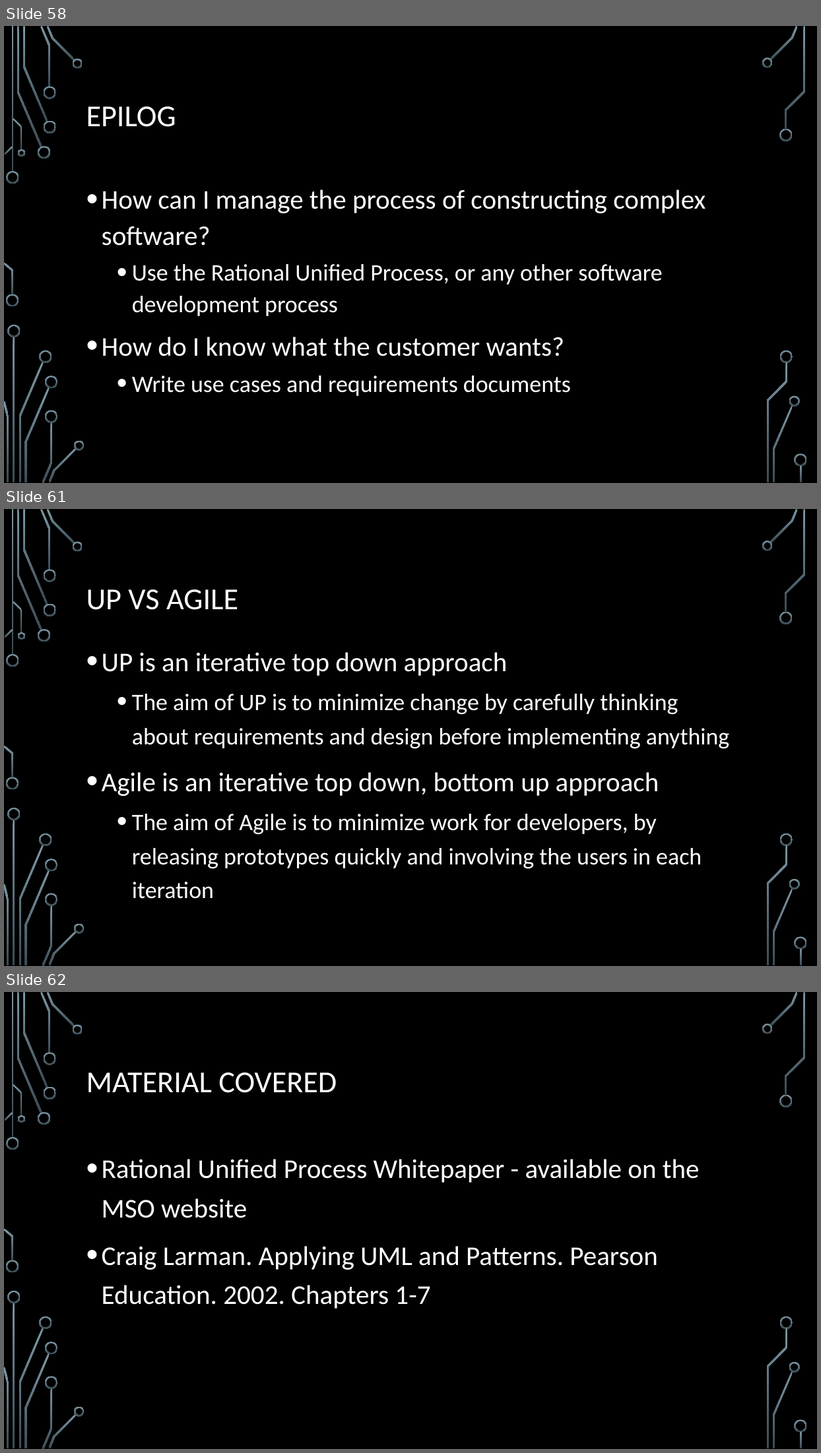
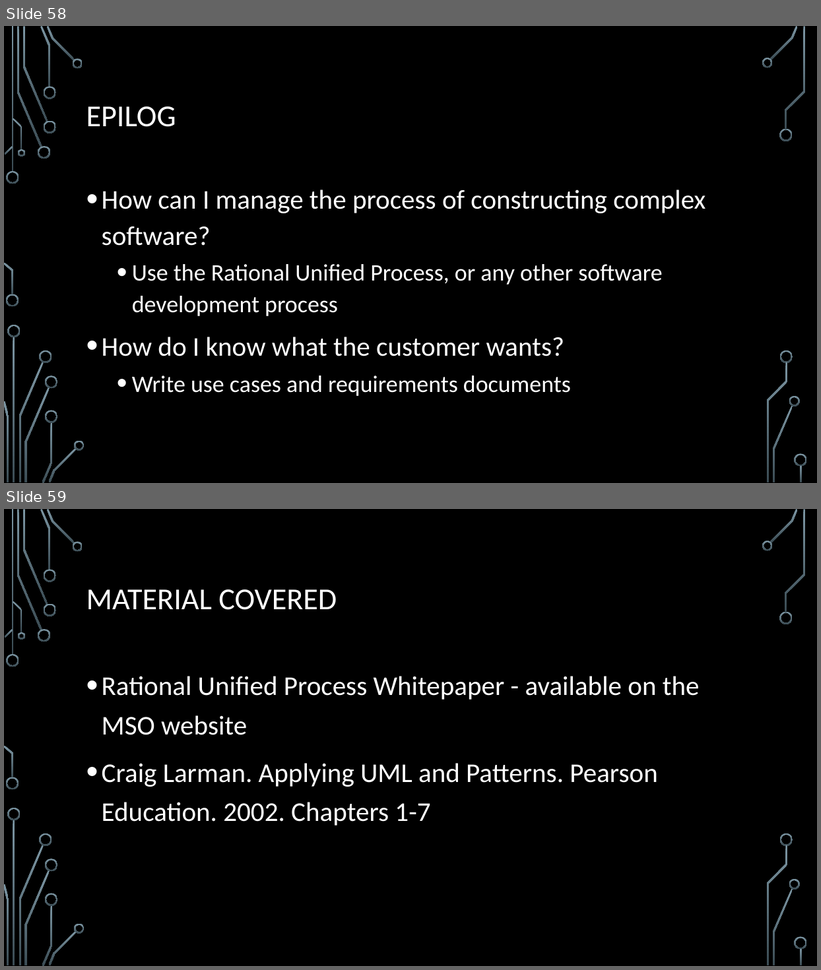
Before and after one commit to egges/mso, a slide deck: slides/Requirements Engineering.pptx. Shown one above the other, each under a label of ours: slides 58, 61 and 62 before the commit, slides 58 and 59 after it; the slides between them are not shown. The pictures are 821x1453 and 821x970 pixels, drawn with LibreOffice and Linux fonts; fonts in the diff are those of the drawing; background and template pictures are left out. Boxes give left, top, right and bottom in pixels: in the first picture for what was removed or moved away, otherwise in the second. Text is boxed around its words. In the diff, an @@ line names an element or a change of style, - is before the commit and + after.

```diff
--- a/slides/Requirements Engineering.pptx
+++ b/slides/Requirements Engineering.pptx
@@ slide 61 removed at (x1=4, y1=509, x2=817, y2=966), background picture (left out); not listed: 36 template elements that a slide beside it also shows @@
@@ title removed at (x1=86, y1=590, x2=238, y2=610) @@
-UP VS AGILE
@@ text removed at (x1=102, y1=652, x2=730, y2=899) @@
-• UP is an iterative top down approach
-  • The aim of UP is to minimize change by carefully thinking about requirements and design before implementing anything
-• Agile is an iterative top down, bottom up approach
-  • The aim of Agile is to minimize work for developers, by releasing prototypes quickly and involving the users in each iteration
@@ what was slide 62 is now slide 59 @@
```
Also in this commit, not shown: 2 other slides removed, 2 other files.
